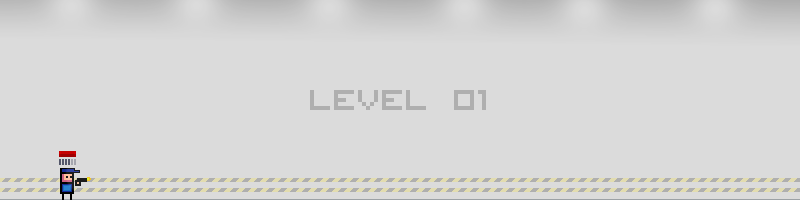
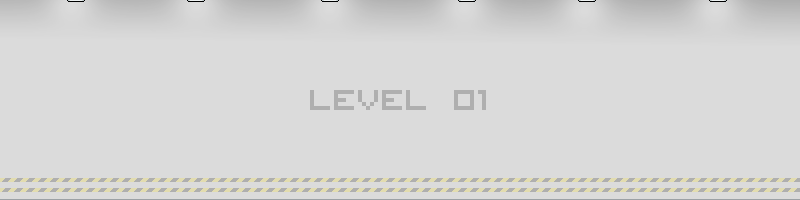
Before/after of a 800x200 layered artwork. What changed in the layer stack:
hid group "Foreground" (4 layers) over [59, 151, 91, 200]
added layer "Light Fixtures" in group "Backgound" over [67, 0, 727, 2]
